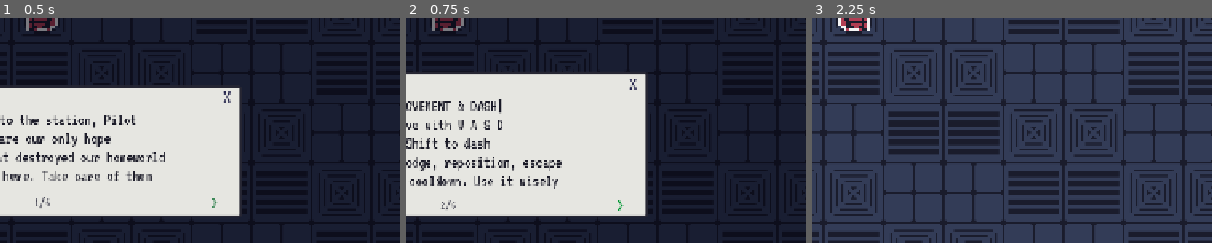
Above: before the commit, frames 1-3 (left to right).
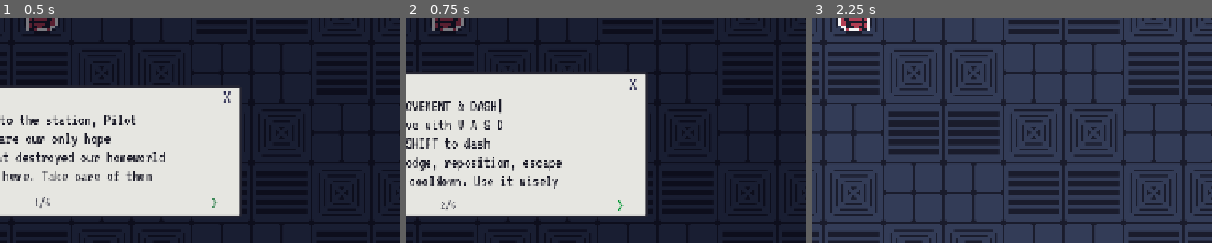
Above: after the commit, the same moments.

Repository: Gubari/ScreenRot
Game: Godot game, scene res://scenes/game.tscn
Two runs of this game, one before a commit and one after it. Both use one fixed random seed, a clock stepped at 60 frames per second and the inputs below. This scene is started directly instead of the project's main scene.
Inputs:
- Up to frame 1 (0.5 s): no input
- Up to frame 2 (0.75 s): click ">" at 0.5 s
- Up to frame 3 (2.25 s): click "<" at 1.25 s; click "X" at 2 s
The pictures show only the part of the screen within x 45-95%, y 50-100%; the shares and areas given below are measured in that part.

Frame 1 is identical in both runs. In frame 2, 0.1% of the frame differs, in the area x 2-8%, y 53-59%; in frame 3, nothing differs.

Commit message:
Final touches

Diff:
--- a/scenes/menus/upgrade_select.tscn
+++ b/scenes/menus/upgrade_select.tscn
@@ -194,10 +194,12 @@
 layout_mode = 2
 
 [node name="Name" type="Label" parent="ContentBox/CardContainer/Card1/VBox" unique_id=2089728955]
+custom_minimum_size = Vector2(260, 0)
 layout_mode = 2
 theme_override_colors/font_color = Color(0.9, 0.95, 1, 1)
 theme_override_font_sizes/font_size = 36
 horizontal_alignment = 1
+autowrap_mode = 2
 
 [node name="Spacer2" type="Control" parent="ContentBox/CardContainer/Card1/VBox" unique_id=1015358029]
 custom_minimum_size = Vector2(0, 8)
@@ -267,10 +269,12 @@
 layout_mode = 2
 
 [node name="Name" type="Label" parent="ContentBox/CardContainer/Card2/VBox" unique_id=362500157]
+custom_minimum_size = Vector2(260, 0)
 layout_mode = 2
 theme_override_colors/font_color = Color(0.9, 0.95, 1, 1)
 theme_override_font_sizes/font_size = 36
 horizontal_alignment = 1
+autowrap_mode = 2
 
 [node name="Spacer2" type="Control" parent="ContentBox/CardContainer/Card2/VBox" unique_id=691755206]
 custom_minimum_size = Vector2(0, 8)
@@ -340,10 +344,12 @@
 layout_mode = 2
 
 [node name="Name" type="Label" parent="ContentBox/CardContainer/Card3/VBox" unique_id=1455639862]
+custom_minimum_size = Vector2(260, 0)
 layout_mode = 2
 theme_override_colors/font_color = Color(0.9, 0.95, 1, 1)
 theme_override_font_sizes/font_size = 36
 horizontal_alignment = 1
+autowrap_mode = 2
 
 [node name="Spacer2" type="Control" parent="ContentBox/CardContainer/Card3/VBox" unique_id=624496276]
 custom_minimum_size = Vector2(0, 8)
--- a/scripts/hud/tutorial_overlay.gd
+++ b/scripts/hud/tutorial_overlay.gd
@@ -26,7 +26,7 @@
 func _get_binding_display(action: String) -> String:
 	for event in InputMap.action_get_events(action):
 		if event is InputEventKey:
-			return OS.get_keycode_string(event.physical_keycode)
+			return OS.get_keycode_string(event.physical_keycode).to_upper()
 		if event is InputEventMouseButton:
 			match event.button_index:
 				MOUSE_BUTTON_LEFT:   return "LMB"
--- a/scripts/managers/game_manager.gd
+++ b/scripts/managers/game_manager.gd
@@ -448,7 +448,7 @@
 		# Wait until the actual game_won sound finishes (no fixed timer).
 		if _game_won_sfx_player and _game_won_sfx_player.playing:
 			await _game_won_sfx_player.finished
-		game_over_screen.show_game_over(player.score, run_credits, "GAME WON", "BOSS DEFEATED!")
+		game_over_screen.show_game_over(player.score, run_credits, "GAME WON", "BOSS DEFEATED!", true)
 	else:
 		game_over_screen.show_game_over(player.score, run_credits)
 
--- a/scripts/menus/game_over.gd
+++ b/scripts/menus/game_over.gd
@@ -49,8 +49,9 @@
 		AudioManager.play_sfx("ui_click")
 		item.action.call()
 
-func show_game_over(score: int, credits_earned: int, title: String = "GAME OVER", subtitle: String = "") -> void:
+func show_game_over(score: int, credits_earned: int, title: String = "GAME OVER", subtitle: String = "", won: bool = false) -> void:
 	title_label.text = title
+	title_label.add_theme_color_override("font_color", Color(0.2, 0.9, 0.3) if won else Color(0.9, 0.2, 0.2))
 	if subtitle != "":
 		subtitle_label.text = subtitle
 		subtitle_label.visible = true
